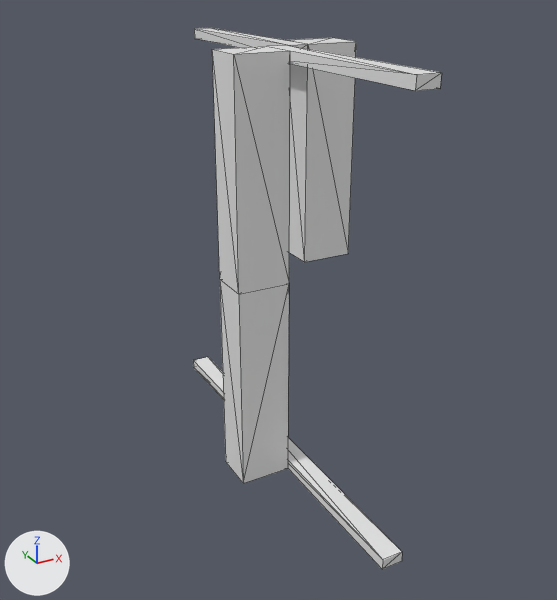
What one commit did to the OBJ model Data/bmc/tiles_structure/t_091.obj.
Before and after are seen from a 50 mm camera at (-0.844, -1.494, 0.663) aimed at (0.037, 0.108, -0.138). Arrows for +X, +Y and +Z are at lower left; the lights stay in place. Mesh edges are drawn as thin lines. Where no turn or scale is listed for an object, it has been applied to the vertices.

Objects in the first picture: 't_091'.
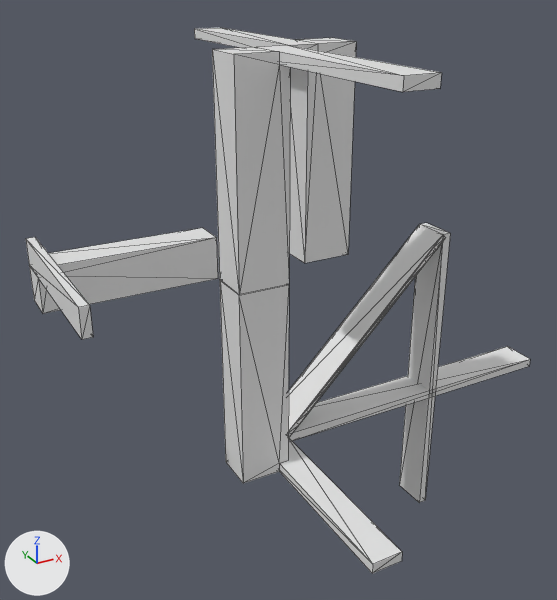
Scene script edits in JSON lines:
```json
{"block": "me_t_091", "where": "# used by ob_t_091; location = (0.0, 0.0, 0.0)"}
{"op": "remove", "block": "me_t_091", "code": "me_t_091.from_pydata(...)  # 40 vertices, 72 faces; spans x -0.175..0.175, y -0.5..0.5, z -0.5..0.5"}
{"op": "add", "block": "me_t_091", "code": "me_t_091.from_pydata(...)  # 160 vertices, 308 faces; spans x -0.5..0.875, y -0.5..0.5, z -0.875..0.5"}
{"block": "me_t_091", "change": "me_t_091 part 1: a new loose piece of 18 vertices spanning x -0.5..0.0, y 0.0..0.5, z -0.175..0.0"}
{"block": "me_t_091", "change": "me_t_091 part 2"}
{"block": "me_t_091", "change": "18 vertices are removed from x -0.05..0.175, y -0.5..0.5, z -0.5..0.5"}
{"block": "me_t_091", "change": "62 faces are deleted"}
{"block": "me_t_091", "change": "2 vertices move from x -0.05, y -0.5, z -0.5..-0.475 to x -0.075, y -0.5, z -0.5..-0.475"}
{"block": "me_t_091", "change": "96 vertices are added at x -0.175..0.875, y -0.5..0.5, z -0.875..0.5"}
{"block": "me_t_091", "change": "5 new vertices lie (0.0, -0.1, 0.0) away from vertices in x -0.075..-0.05, y 0.0, z -0.5..0.5"}
{"block": "me_t_091", "change": "5 new vertices lie (0.0, 0.1, 0.0) away from vertices in x 0.0..0.075, y 0.0, z -0.5..0.5"}
{"block": "me_t_091", "change": "14 new vertices lie (0.059, 0.0, 0.059) away from vertices in x 0.06..0.366, y 0.0..0.1, z -0.425..-0.119"}
{"block": "me_t_091", "change": "266 new faces join them"}
```

What differs and where, as boxes (x1, y1, x2, y2) in the pictures (557 x 600 px):
```json
{"object": "t_091", "change": "reshaped", "before": [193, 28, 442, 569], "after": [26, 28, 530, 574], "on screen": "102% wider"}
{"part": 1, "of": "me_t_091", "change": "added", "after": [26, 228, 218, 339]}
{"part": 2, "of": "me_t_091", "change": "built on", "before": [193, 28, 442, 569], "after": [196, 28, 530, 574]}
```
